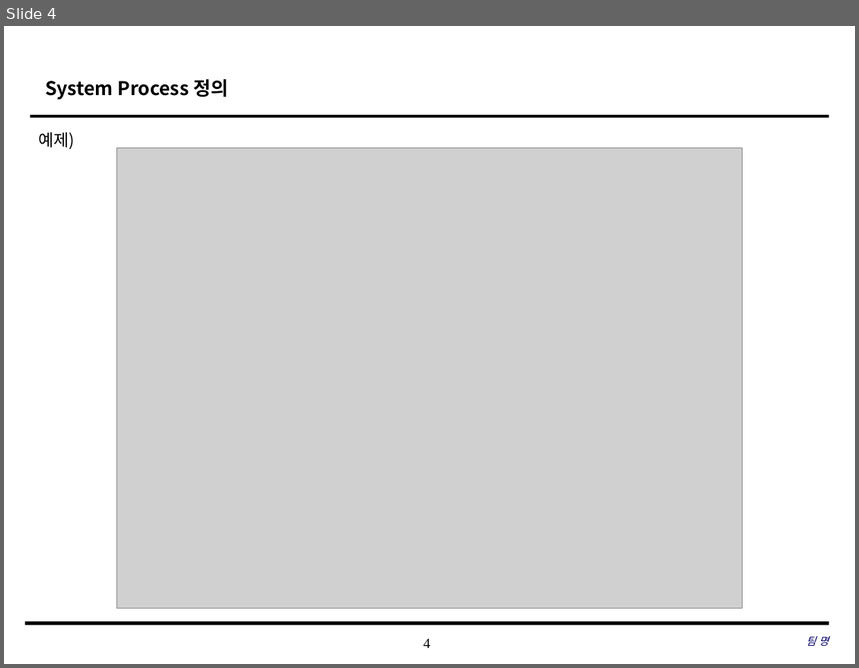
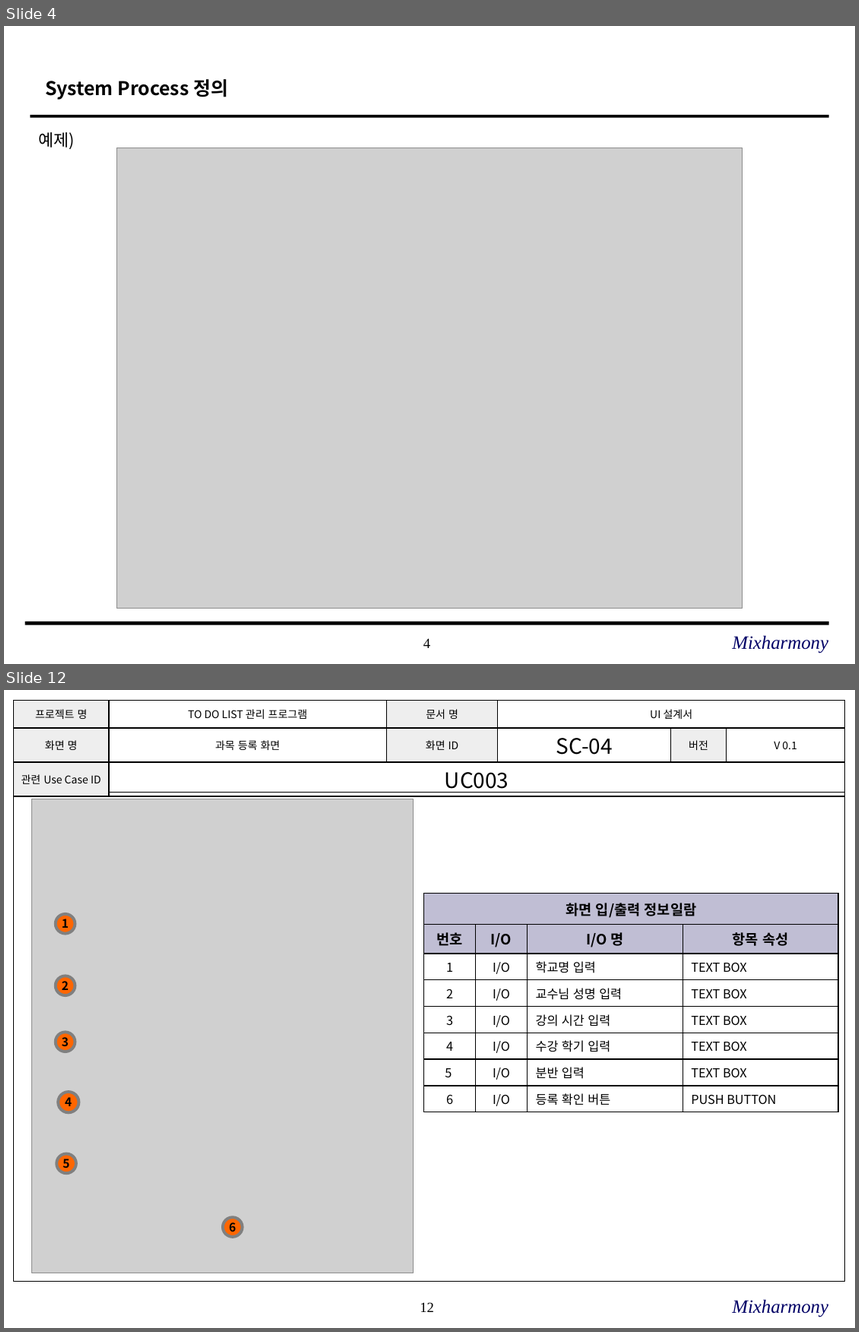
Before and after one commit to SE-admin/SE2017_2_mixharmony, a slide deck: doc/3_ 설계서/UI Design Template.pptx. Shown one above the other, each under a label of ours: slide 4 before the commit, slides 4 and 12 after it; the slides between them are not shown. The pictures are 859x668 and 859x1332 pixels, drawn with LibreOffice and Linux fonts; fonts in the diff are those of the drawing; grey boxes stand for pictures; background and template pictures are left out. Boxes give left, top, right and bottom in pixels: in the first picture for what was removed or moved away, otherwise in the second. Text is boxed around its words. In the diff, an @@ line names an element or a change of style, - is before the commit and + after.

Commit message:
#863 UI설계서 진행

```diff
--- a/doc/3_ 설계서/UI Design Template.pptx
+++ b/doc/3_ 설계서/UI Design Template.pptx
@@ slide 12 added at [4, 690, 855, 1328], background #FFFFFF; not listed: 1 template element that a slide beside it also shows @@
@@ table added at [13, 700, 844, 796], 3 rows, 6 columns @@
+프로젝트 명 | TO DO LIST 관리 프로그램 | 문서 명 | UI 설계서 |  | 
+화면 명 | 과목 등록 화면 | 화면 ID | SC-04 | 버전 | V 0.1
+관련 Use Case ID | UC003 |  |  |  | 
@@ rectangle added at [13, 792, 845, 1281], outline #000000 0.75 pt @@
@@ picture added at [32, 799, 414, 1273] @@
@@ table added at [424, 894, 840, 1110], 8 rows, 4 columns @@
+화면 입/출력 정보일람 |  |  | 
+번호 | I/O | I/O 명 | 항목 속성
+1 | I/O | 학교명 입력 | TEXT BOX
+2 | I/O | 교수님 성명 입력 | TEXT BOX
+3 | I/O | 강의 시간 입력 | TEXT BOX
+4 | I/O | 수강 학기 입력 | TEXT BOX
+5 | I/O | 분반 입력 | TEXT BOX
+6 | I/O | 등록 확인 버튼 | PUSH BUTTON
@@ ellipse added at [55, 914, 75, 933], fill #FF6600, outline #808080 2.5 pt, 10 pt, text #000000, bold @@
+1
@@ ellipse added at [55, 976, 75, 996], fill #FF6600, outline #808080 2.5 pt, 10 pt, text #000000, bold @@
+2
@@ ellipse added at [55, 1032, 75, 1052], fill #FF6600, outline #808080 2.5 pt, 10 pt, text #000000, bold @@
+3
@@ ellipse added at [59, 1092, 79, 1113], fill #FF6600, outline #808080 2.5 pt, 10 pt, text #000000, bold @@
+4
@@ ellipse added at [56, 1154, 76, 1173], fill #FF6600, outline #808080 2.5 pt, 10 pt, text #000000, bold @@
+5
@@ ellipse added at [223, 1217, 243, 1237], fill #FF6600, outline #808080 2.5 pt, 10 pt, text #000000, bold @@
+6
@@ text added at [732, 1300, 829, 1318], 16 pt, text #000066, italic @@
+Mixharmony
@@ slide 4 changed as well @@
@@ text at [732, 636, 829, 654]: text changed; size 9 to 16 pt @@
-팀 명
+Mixharmony
```
Also in this commit, not shown: 5 other slides changed, 35 other slides added.
